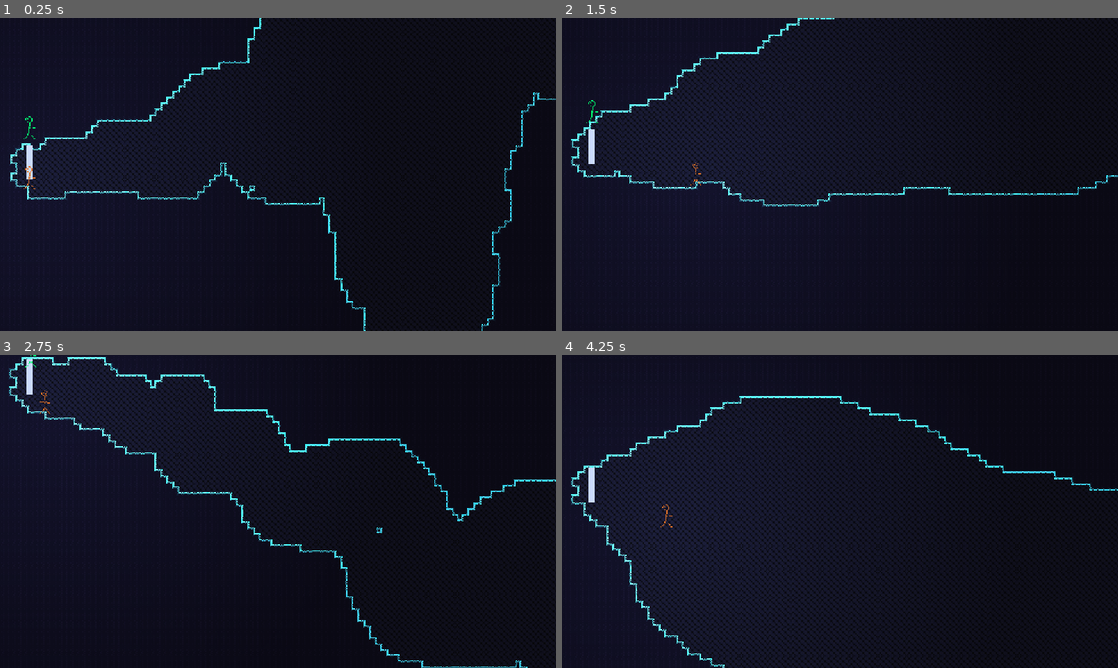
Above: before the commit, frames 1-4 (two rows, left to right).
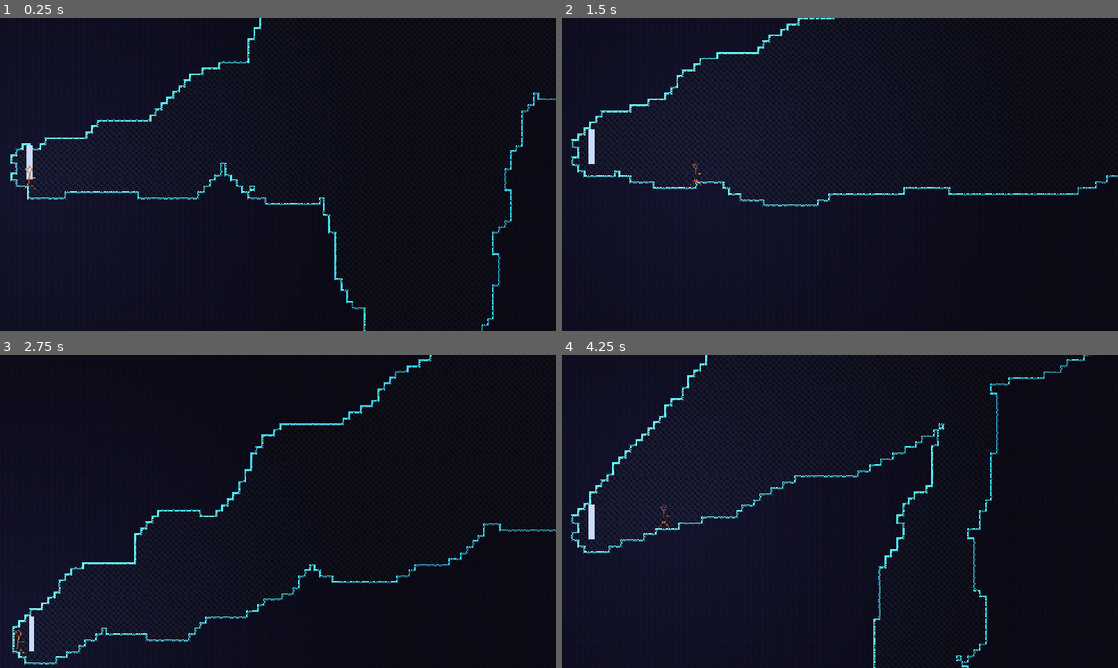
Above: after the commit, the same moments.

Repository: henreedev/exponential-climb
Game: Godot game, scene res://scenes/game.tscn
Same seed, same stepped clock (60 frames per second), same inputs: the game is played once before the commit and once after it. The engine's default icon, where the game draws it, is replaced by a stand-in: a white triangle on a blue panel in a dark square.
Inputs (mouse positions are in pixels of both pictures, inside the frame that each line leads up to):
- Up to frame 1 (0.25 s): no input
- Up to frame 2 (1.5 s): move the mouse to (962, 158) at 0.52 s; hold R (test_generate_new_room) 0.53-1.28 s; hold D (move_right) from 0.53 s (still down); tap Space (jump) at 0.77 s; move the mouse to (728, 190) at 1.27 s; click (728, 190) at 1.35 s
- Up to frame 3 (2.75 s): tap Space (jump) at 1.52 s; tap R (test_generate_new_room) at 1.55, 2.3 s; move the mouse to (333, 442) at 2.02 s; release D (move_right) at 2.03 s; hold A (move_left) from 2.03 s (still down); hold Right mouse button (secondary_attack) from 2.03 s (still down)
- Up to frame 4 (4.25 s): move the mouse to (812, 574) at 2.77 s; release A (move_left) at 2.78 s; release Right mouse button (secondary_attack) at 2.78 s; hold D (move_right) from 2.78 s (still down); tap Middle mouse button (teleport_enemy) at 2.85 s; tap Space (jump) at 3.02, 3.77 s; tap R (test_generate_new_room) at 3.05 s; move the mouse to (1006, 558) at 3.52 s; hold R (test_generate_new_room) from 3.53 s (still down)

The runs differ from the first frame. In frame 1, less than 0.1% of the frame differs, in the area x 4-7%, y 31-39%; in frame 2, less than 0.1%; in frame 3, 7.6%; in frame 4, 10%, in the area x 1-100%, y 0-100%.

Commit message:
improved repulsion, still wip

Diff:
--- a/scripts/enemy/enemy.gd
+++ b/scripts/enemy/enemy.gd
@@ -334,6 +334,7 @@
 	const STR = 10000
 	for other : Enemy in other_enemies:
 		var dx = position.x - other.position.x
+		if dx == 0: dx = randf()
 		var dy = position.y - other.position.y
 		var dist_sqrd = position.distance_squared_to(other.position)
 		var dist = sqrt(dist_sqrd)
@@ -405,7 +406,8 @@
 
 	# Move platforming velocity x in input direction
 	velocity.x = move_toward(velocity.x, direction.x, accel_speed * delta)
-	velocity.x += calculate_repulsion_force().x * delta
+	var repulsion_force : Vector2 = calculate_repulsion_force()
+	velocity.x += repulsion_force.x * delta
 	# Gravity
 	if !is_on_floor():
 		velocity.y += gravity.value() * delta
--- a/scripts/environment/floor.gd
+++ b/scripts/environment/floor.gd
@@ -20,6 +20,9 @@
 	# Remove previous room
 	remove_children()
 
+	for enemy in get_tree().get_nodes_in_group("enemy"):
+		enemy.queue_free()
+
 	# Create the new room, timing how long it takes and printing it
 	print("Starting room generation")
 	var time = Time.get_ticks_msec()
--- a/scripts/weapons/grapple_hook/grapple_hook.gd
+++ b/scripts/weapons/grapple_hook/grapple_hook.gd
@@ -335,5 +335,5 @@
 	if enemy is Enemy:
 		if deal_damage(3, enemy, get_melee_damage()):
 			enemy.receive_stun(1.00)
-			enemy.receive_knockback(400)
+			enemy.receive_knockback(420)
 #endregion Melee (Attack 2)
--- a/scripts/weapons/grapple_hook/hook.gd
+++ b/scripts/weapons/grapple_hook/hook.gd
@@ -58,7 +58,7 @@
 	if enemy is Enemy:
 		if not moving_towards_player: # Attack 1 (extending hook)
 			if grapple_hook.deal_damage(1, enemy):
-				enemy.receive_knockback(200, linear_velocity.normalized())
+				enemy.receive_knockback(230, linear_velocity.normalized())
 		else: # Attack 2 (extending hook)
 			if grapple_hook.deal_damage(2, enemy):
 				enemy.receive_knockback(100, linear_velocity.normalized())
